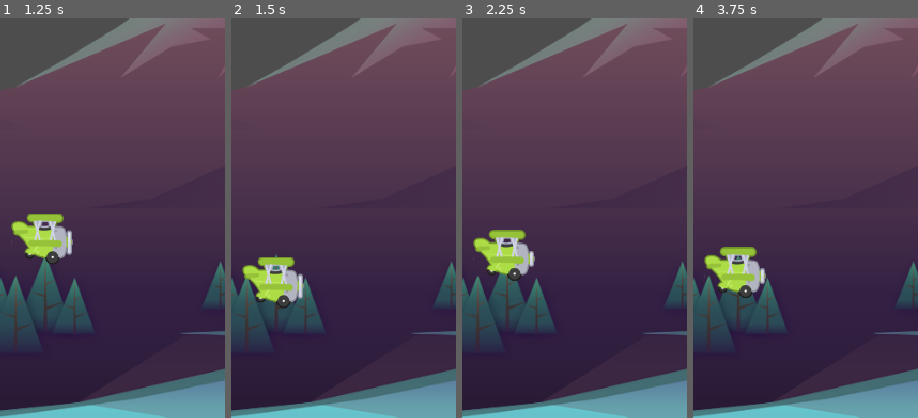
Above: before the commit, frames 1-4 (left to right).
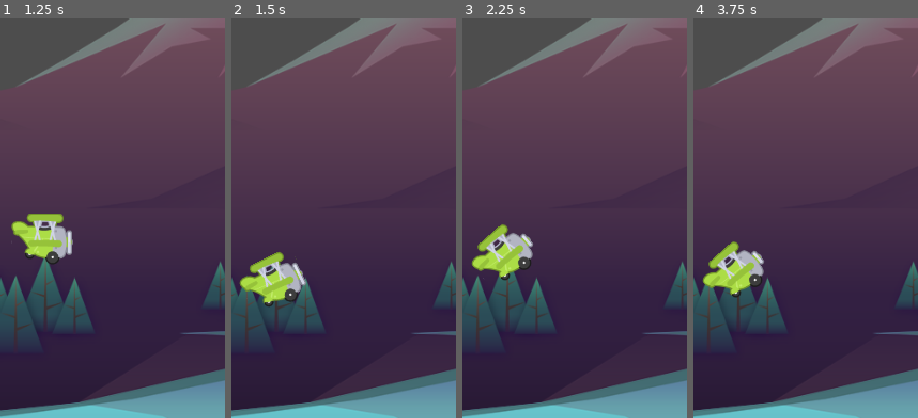
Above: after the commit, the same moments.

Repository: LHO-Developments/Godot-Projects
Game: Godot game, scene res://Scenes/Main/Main.tscn
Same seed, same stepped clock (60 frames per second), same inputs: the game is played once before the commit and once after it.
Inputs:
- Up to frame 1 (1.25 s): hold Space (power) from 0.53 s (still down)
- Up to frame 2 (1.5 s): release Space (power) at 1.28 s; tap Space (power) at 1.35 s
- Up to frame 3 (2.25 s): hold Space (power) from 2.03 s (still down)
- Up to frame 4 (3.75 s): release Space (power) at 2.78 s; tap Space (power) at 2.85 s; hold Space (power) from 3.53 s (still down)
The pictures show only the part of the screen within x 14-64%, y 50-100%; the shares and areas given below are measured in that part.

Frame 1 is identical in both runs. In frame 2, 2.0% of the frame differs, in the area x 3-34%, y 58-73%; in frame 3, 2.2%, in the area x 4-33%, y 51-66%; in frame 4, 2.2%.

Commit message:
add jump animation to plane

Diff:
--- a/Tappy/tappy/Scenes/Tappy/Tappy.tscn
+++ b/Tappy/tappy/Scenes/Tappy/Tappy.tscn
@@ -35,6 +35,44 @@
 [sub_resource type="CircleShape2D" id="CircleShape2D_e2xxp"]
 radius = 30.0167
 
+[sub_resource type="Animation" id="Animation_46n2r"]
+resource_name = "thrust"
+length = 0.3
+step = 0.1
+tracks/0/type = "value"
+tracks/0/imported = false
+tracks/0/enabled = true
+tracks/0/path = NodePath(".:rotation")
+tracks/0/interp = 1
+tracks/0/loop_wrap = true
+tracks/0/keys = {
+"times": PackedFloat32Array(0, 0.2, 0.3),
+"transitions": PackedFloat32Array(1, 1, 1),
+"update": 0,
+"values": [0.0, -0.785398, 0.0]
+}
+
+[sub_resource type="Animation" id="Animation_8i0lq"]
+length = 0.001
+tracks/0/type = "value"
+tracks/0/imported = false
+tracks/0/enabled = true
+tracks/0/path = NodePath(".:rotation")
+tracks/0/interp = 1
+tracks/0/loop_wrap = true
+tracks/0/keys = {
+"times": PackedFloat32Array(0),
+"transitions": PackedFloat32Array(1),
+"update": 0,
+"values": [0.0]
+}
+
+[sub_resource type="AnimationLibrary" id="AnimationLibrary_ssy2e"]
+_data = {
+&"RESET": SubResource("Animation_8i0lq"),
+&"thrust": SubResource("Animation_46n2r")
+}
+
 [node name="Tappy" type="CharacterBody2D"]
 collision_layer = 2
 script = ExtResource("1_46n2r")
@@ -48,3 +86,8 @@
 
 [node name="CollisionShape2D" type="CollisionShape2D" parent="."]
 shape = SubResource("CircleShape2D_e2xxp")
+
+[node name="AnimationPlayer" type="AnimationPlayer" parent="."]
+libraries = {
+&"": SubResource("AnimationLibrary_ssy2e")
+}
--- a/Tappy/tappy/Scenes/Tappy/tappy.gd
+++ b/Tappy/tappy/Scenes/Tappy/tappy.gd
@@ -7,23 +7,28 @@
 @onready var animated_sprite_2d: AnimatedSprite2D = $AnimatedSprite2D
 var _gravity: float = ProjectSettings.get("physics/2d/default_gravity");
 var _jumped: bool = false;
+@onready var animation_player: AnimationPlayer = $AnimationPlayer;
 
 func _unhandled_input(event: InputEvent) -> void:
 	if event.is_action_pressed("power"):
 		_jumped = true;
 
 func _physics_process(delta: float) -> void:
-	velocity.y += _gravity * delta;
 
-	if _jumped:
-		velocity.y = JUMP_POWER;
-		_jumped = false;
-
+	fly(delta);
 	move_and_slide();
 
 	if is_on_floor():
 		die();
 
+func fly(delta: float) -> void:
+	velocity.y += _gravity * delta;
+
+	if _jumped:
+		velocity.y = JUMP_POWER;
+		animation_player.play("thrust");
+		_jumped = false;
+
 func die() -> void:
 	SignalHub.emit_on_plane_died();
 	get_tree().paused = true;
Not shown: 1 places in Tappy/tappy/Scenes/Tappy/Tappy.tscn that only renumber resources
